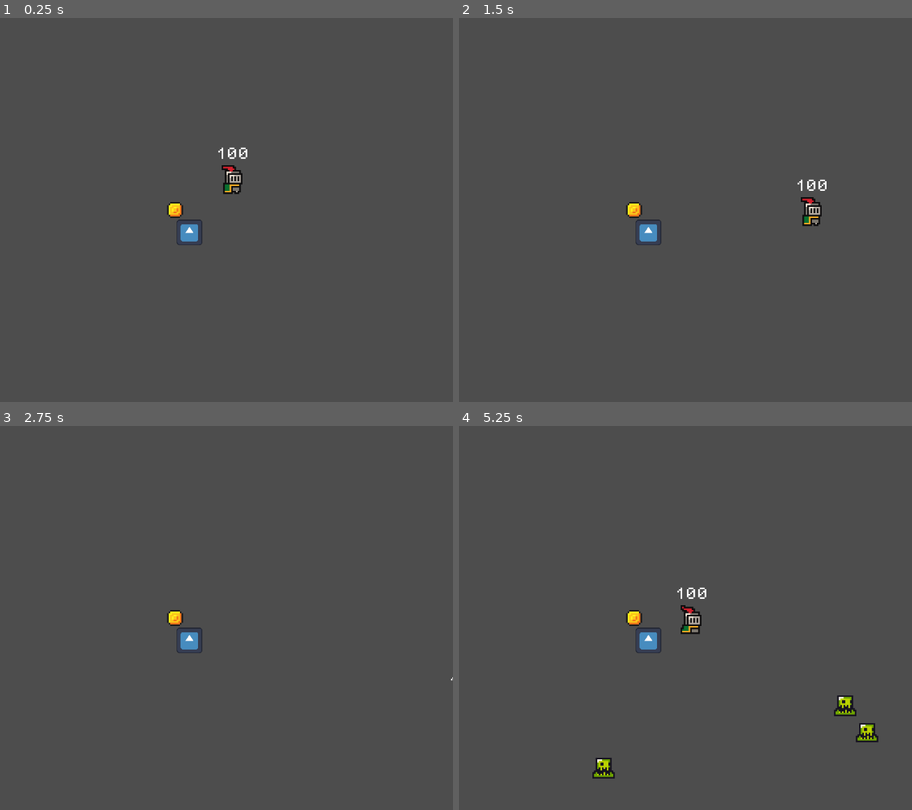
Above: before the commit, frames 1-4 (two rows, left to right).
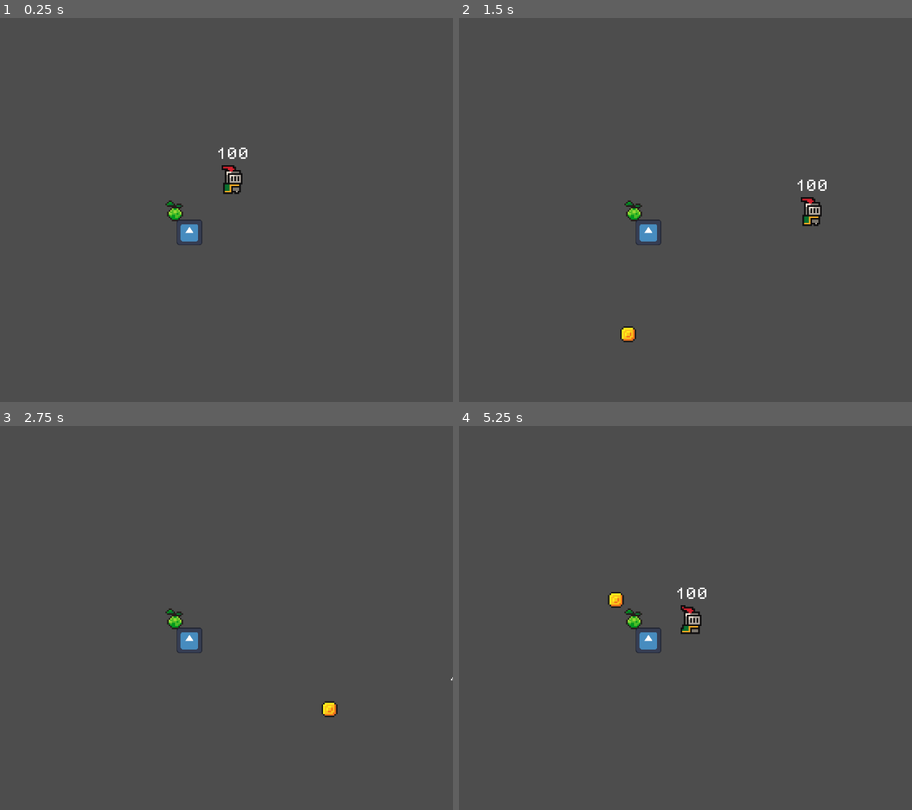
Above: after the commit, the same moments.

Repository: Manas-Goyal-1/The-Last-Five
Game: Godot game, scene res://scenes/outside.tscn
Two runs of this game, one before a commit and one after it. Both use one fixed random seed, a clock stepped at 60 frames per second and the inputs below. The engine's default icon, where the game draws it, is replaced by a stand-in: a white triangle on a blue panel in a dark square.
Inputs:
- Up to frame 1 (0.25 s): no input
- Up to frame 2 (1.5 s): hold D (right) 0.53-1.28 s; hold S (down) from 1.28 s (still down)
- Up to frame 3 (2.75 s): release S (down) at 2.03 s; hold D (right) from 2.03 s (still down)
- Up to frame 4 (5.25 s): release D (right) at 2.78 s; hold W (up) 2.78-3.53 s; hold A (left) 3.53-5.03 s; hold S (down) from 5.03 s (still down)

The runs differ from the first frame. In frame 1, 0.2% of the frame differs, in the area x 36-41%, y 47-53%; in frame 2, 0.3%; in frame 3, 0.3%; in frame 4, 0.9%, in the area x 29-93%, y 43-92%.

Commit message:
Added first shooting weapon

Diff:
--- a/scenes/outside.tscn
+++ b/scenes/outside.tscn
@@ -2,18 +2,18 @@
 
 [ext_resource type="PackedScene" uid="uid://bia26am5wiknn" path="res://scenes/player.tscn" id="1_p61qw"]
 [ext_resource type="Script" uid="uid://b46hp77qd8jhm" path="res://scripts/outside.gd" id="1_udpx5"]
-[ext_resource type="Texture2D" uid="uid://5om8aq7vkei5" path="res://assets/sprites/coin.png" id="3_8lkp2"]
+[ext_resource type="Texture2D" uid="uid://ddik8kauq6r2o" path="res://assets/sprites/fruit.png" id="3_udpx5"]
 [ext_resource type="PackedScene" uid="uid://cx04khn534qsj" path="res://scenes/weapon_1.tscn" id="4_7r1kg"]
 
-[sub_resource type="AtlasTexture" id="AtlasTexture_8lkp2"]
-atlas = ExtResource("3_8lkp2")
+[sub_resource type="AtlasTexture" id="AtlasTexture_7r1kg"]
+atlas = ExtResource("3_udpx5")
 region = Rect2(0, 0, 16, 16)
 
 [sub_resource type="SpriteFrames" id="SpriteFrames_lpxjy"]
 animations = [{
 "frames": [{
 "duration": 1.0,
-"texture": SubResource("AtlasTexture_8lkp2")
+"texture": SubResource("AtlasTexture_7r1kg")
 }],
 "loop": true,
 "name": &"default",
@@ -37,9 +37,9 @@
 sprite_frames = SubResource("SpriteFrames_lpxjy")
 autoplay = "default"
 
-[node name="zombies" type="Node" parent="."]
+[node name="Zombies" type="Node" parent="."]
 
-[node name="weapon1" parent="." instance=ExtResource("4_7r1kg")]
+[node name="Weapon1" parent="." instance=ExtResource("4_7r1kg")]
 position = Vector2(9, 14)
 
 [connection signal="timeout" from="Timer" to="." method="_on_timer_timeout"]
--- /dev/null
+++ b/scenes/projectile.tscn
@@ -0,0 +1,24 @@
+[gd_scene load_steps=5 format=3 uid="uid://cwq1jvyoddxxv"]
+
+[ext_resource type="Texture2D" uid="uid://5om8aq7vkei5" path="res://assets/sprites/coin.png" id="1_c8fcr"]
+[ext_resource type="Script" uid="uid://ccxh0q4d1oi1s" path="res://scripts/projectile.gd" id="1_q3m7n"]
+
+[sub_resource type="AtlasTexture" id="AtlasTexture_q3m7n"]
+atlas = ExtResource("1_c8fcr")
+region = Rect2(0, 0, 16, 0)
+
+[sub_resource type="CircleShape2D" id="CircleShape2D_c8fcr"]
+radius = 6.0
+
+[node name="projectile" type="Area2D"]
+script = ExtResource("1_q3m7n")
+
+[node name="Sprite2D" type="Sprite2D" parent="."]
+z_index = -1
+texture = SubResource("AtlasTexture_q3m7n")
+
+[node name="CollisionShape2D" type="CollisionShape2D" parent="."]
+rotation = 1.5708
+shape = SubResource("CircleShape2D_c8fcr")
+
+[connection signal="area_entered" from="." to="." method="_on_area_entered"]
--- a/scenes/weapon_1.tscn
+++ b/scenes/weapon_1.tscn
@@ -6,7 +6,7 @@
 [sub_resource type="CircleShape2D" id="CircleShape2D_ck4sf"]
 radius = 8.0
 
-[node name="weapon1" type="Area2D"]
+[node name="Weapon1" type="Area2D"]
 script = ExtResource("1_ck4sf")
 
 [node name="Sprite2D" type="Sprite2D" parent="."]
@@ -18,3 +18,6 @@
 shape = SubResource("CircleShape2D_ck4sf")
 
 [node name="Timer" type="Timer" parent="."]
+autostart = true
+
+[connection signal="timeout" from="Timer" to="." method="_on_timer_timeout"]
--- a/scenes/zombie.tscn
+++ b/scenes/zombie.tscn
@@ -40,19 +40,20 @@
 }]
 
 [sub_resource type="RectangleShape2D" id="RectangleShape2D_httt1"]
-size = Vector2(11.5, 12)
+size = Vector2(12.375, 12)
 
 [node name="Zombie" type="Area2D" groups=["zombies"]]
 script = ExtResource("1_httt1")
 
 [node name="AnimatedSprite2D" type="AnimatedSprite2D" parent="."]
+z_index = -1
 position = Vector2(0, -6)
 sprite_frames = SubResource("SpriteFrames_pjjxt")
 animation = &"idle"
 autoplay = "idle"
 
 [node name="CollisionShape2D" type="CollisionShape2D" parent="."]
-position = Vector2(0.25, 0)
+position = Vector2(-0.1875, 0)
 shape = SubResource("RectangleShape2D_httt1")
 
 [node name="PlayerAttackTimer" type="Timer" parent="."]
--- a/scripts/outside.gd
+++ b/scripts/outside.gd
@@ -19,6 +19,6 @@
 
 	#print(str(x) + ", " + str(y))
 	zombie.position = Vector2(x, y)
-	zombie.target = source
+	zombie.target = source.position
 
-	get_node("zombies").add_child(zombie)
+	get_node("Zombies").add_child(zombie)
--- /dev/null
+++ b/scripts/projectile.gd
@@ -0,0 +1,30 @@
+extends Area2D
+
+const DAMAGE = 20
+const SPEED = 130
+var target_pos: Vector2
+
+
+# Momvement
+func _process(delta: float) -> void:
+	var direction: Vector2 = target_pos - position
+	var velocity = direction.normalized() * SPEED
+	self.position += velocity * delta
+	queue_redraw()
+
+	if abs(position.x) > get_viewport_rect().size.x or abs(position.y) > get_viewport_rect().size.y or direction.length() < 3:
+		queue_free()
+
+
+
+func _on_area_entered(area: Area2D) -> void:
+	if not area.is_in_group("zombies"):
+		print(area.name)
+		return
+
+	area.take_damage(DAMAGE)
+	queue_free()
+
+
+#func _draw() -> void:
+	#draw_circle(target_pos - position, 2, Color(1, 0, 0), true)
--- a/scripts/weapon_1.gd
+++ b/scripts/weapon_1.gd
@@ -2,12 +2,19 @@
 
 var health = 30
 
-func _process(delta: float) -> void:
-	# Spawn projectiles
-	pass
-
+var ProjectileScene = preload("res://scenes/projectile.tscn")
+@onready var zombies: Node = $"../Zombies"
 
 func take_damage(damage):
 	health -= damage
 	if health < 0:
 		health = 0
+
+
+func _on_timer_timeout() -> void:
+	var projectile = ProjectileScene.instantiate()
+	if zombies.get_child_count() == 0:
+		return
+
+	projectile.target_pos = zombies.get_children()[randi_range(0, zombies.get_child_count()-1)].position
+	add_child(projectile)
--- a/scripts/zombie.gd
+++ b/scripts/zombie.gd
@@ -3,30 +3,31 @@
 const SPEED = 20
 const MAX_HEALTH = 20
 var health = MAX_HEALTH
-var target: AnimatedSprite2D
+var target
 
 # Player Damage stuff
-var player_attack = 3
+const PLAYER_ATTACK = 3
 var player
 @onready var player_attack_timer: Timer = $PlayerAttackTimer
 
 # Attack the weapons stuff
-var weapon_attack = 2
+const WEAPON_ATTACK = 2
 var weapon
 @onready var weapon_attack_timer: Timer = $WeaponAttackTimer
 
 # Momvement
-func _physics_process(delta: float) -> void:
-	var direction = target.position - position
+func _process(delta: float) -> void:
+	var direction = target - position
 	# velocity is built in
 	var velocity = direction.normalized() * SPEED
 	self.position += velocity * delta
+	queue_redraw()
 
 
 func take_damage(damage):
 	health -= damage
-	if health < 0:
-		health = 0
+	if health <= 0:
+		queue_free()
 
 # To damage the player
 func _on_body_entered(body: Node2D) -> void:
@@ -37,16 +38,23 @@
 	player_attack_timer.stop()
 
 func _on_player_attack_timer_timeout() -> void:
-	player.take_damage(player_attack)
+	player.take_damage(PLAYER_ATTACK)
 
 
 # To damage the player
-func _on_area_entered(body: Node2D) -> void:
-	weapon = body
+func _on_area_entered(area: Area2D) -> void:
+	if area.is_in_group("zombies"):
+		return
+	weapon = area
 	weapon_attack_timer.start()
 
-func _on_area_exited(body: Node2D) -> void:
+func _on_area_exited(area: Area2D) -> void:
 	weapon_attack_timer.stop()
 
 func _on_weapon_attack_timer_timeout() -> void:
-	weapon.take_damage(weapon_attack)
+	weapon.take_damage(WEAPON_ATTACK)
+
+#func _draw():
+	#var color = Color(0, 1, 0)  # Green
+	#var radius = 2.0
+	#draw_circle(Vector2.ZERO, radius, color, true)  # Draw at the local origin
Not shown, added: scripts/projectile.gd.uid
Not shown, added: scenes/projectile.tscn56402746207.tmp
Not shown, added: scenes/projectile.tscn56409795084.tmp
Not shown, added: scenes/projectile.tscn56423477170.tmp
